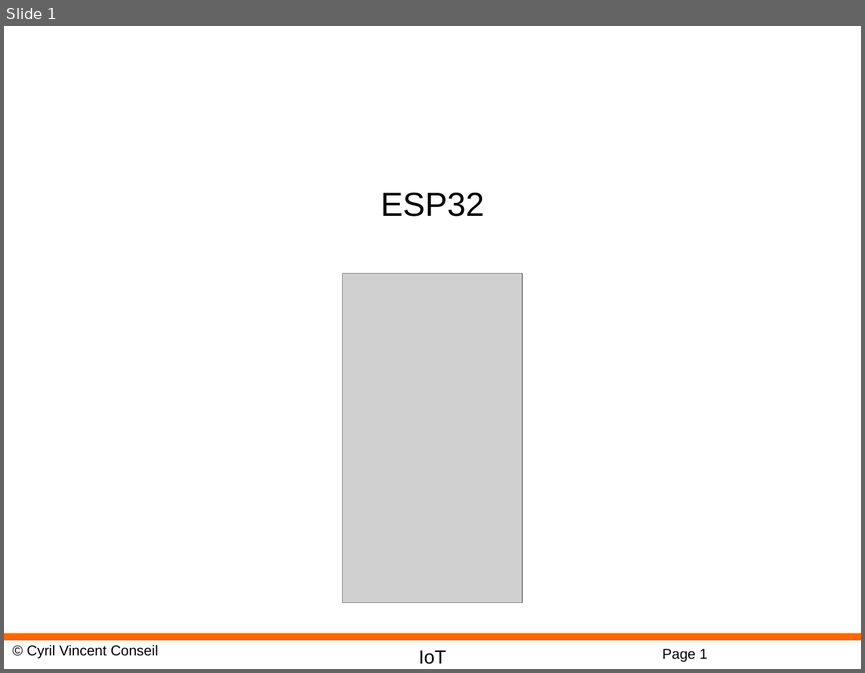
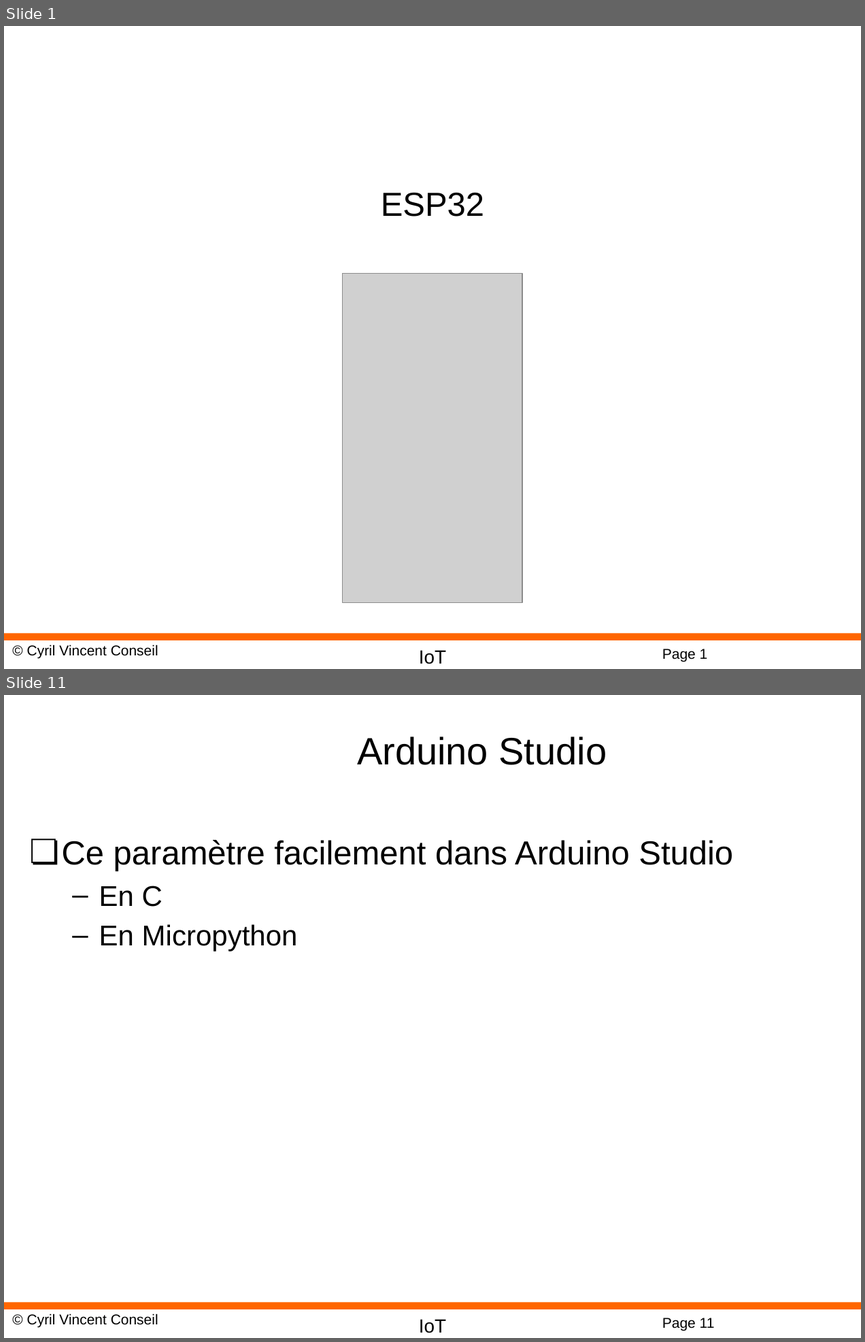
Before and after one commit to cyrilvincent/IoT, a slide deck: ppt/IoT17-ESP32.pptx. Shown one above the other, each under a label of ours: slide 1 before the commit, slides 1 and 11 after it; the slides between them are not shown. The pictures are 865x673 and 865x1342 pixels, drawn with LibreOffice and Linux fonts; fonts in the diff are those of the drawing; grey boxes stand for pictures; background and template pictures are left out. Boxes give left, top, right and bottom in pixels: in the first picture for what was removed or moved away, otherwise in the second. Text is boxed around its words. In the diff, an @@ line names an element or a change of style, - is before the commit and + after.

```diff
--- a/ppt/IoT17-ESP32.pptx
+++ b/ppt/IoT17-ESP32.pptx
@@ slide 11 added at bbox=[4, 695, 861, 1338], background #FFFFFF; not listed: 4 template elements that a slide beside it also shows @@
@@ title added at bbox=[357, 736, 607, 765], 32 pt, text #000000 @@
+Arduino Studio
@@ text added at bbox=[62, 840, 733, 951], 28 pt, text #000000 @@
+❏ Ce paramètre facilement dans Arduino Studio
+  – En C
+  – En Micropython
```
Also in this commit, not shown: 2 slides changed, 7 other slides added, 2 slides removed, 14 other files.
